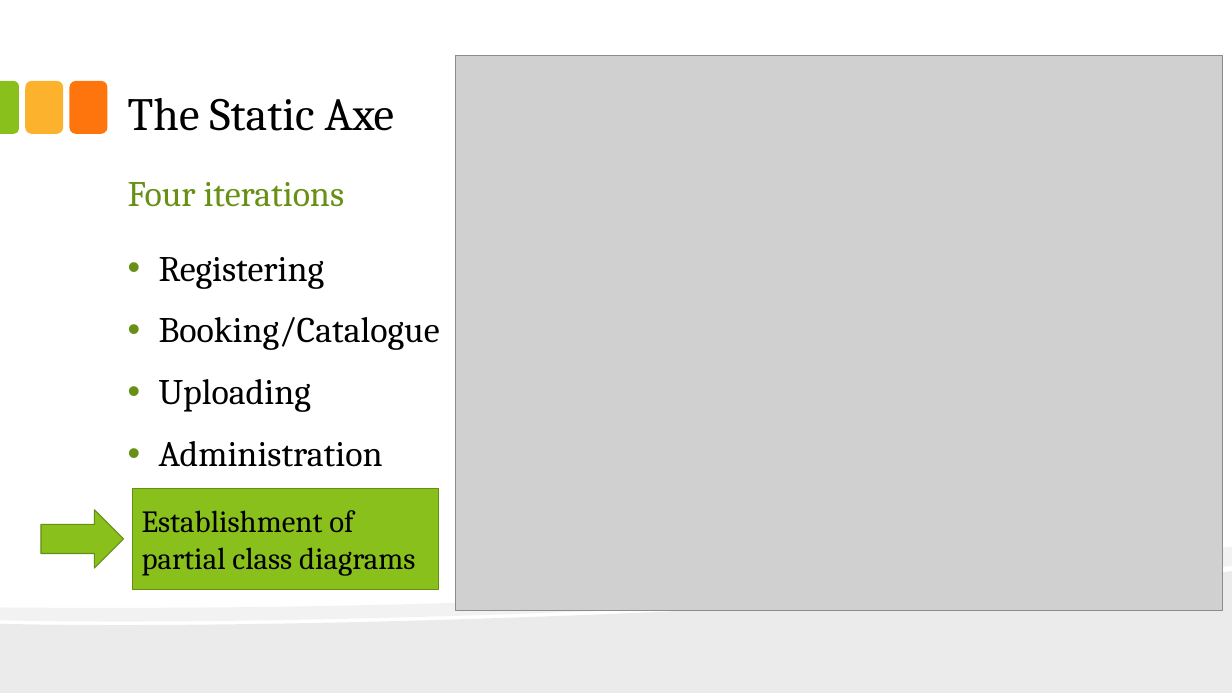
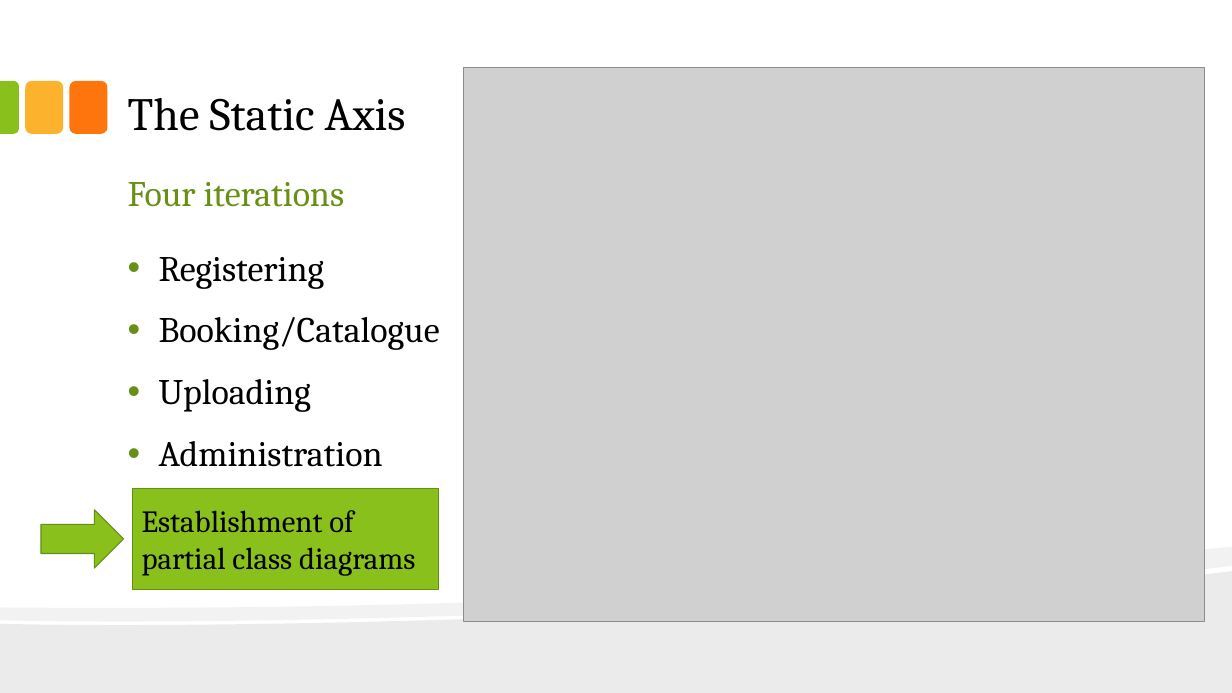
Before and after one commit to thelittlewozniak/iKitchen, a slide deck: slide 14 of Fichiers analyse/IKitchen.pptx. Drawn at 1232x693 pixels with LibreOffice and Linux fonts; fonts in the diff are those of the drawing; grey boxes stand for pictures. Boxes give left, top, right and bottom in pixels: in the first picture for what was removed or moved away, otherwise in the second. Text is boxed around its words. In the diff, an @@ line names an element or a change of style, - is before the commit and + after.

```diff
--- a/Fichiers analyse/IKitchen.pptx
+++ b/Fichiers analyse/IKitchen.pptx
@@ picture: place and size @@
-picture at (456, 55, 1222, 611)
+picture at (463, 67, 1204, 622)
@@ title at (128, 98, 406, 131): text changed @@
-The Static Axe
+The Static Axis
```
Also in this commit, not shown: 15 other slides changed, 2 other files.
